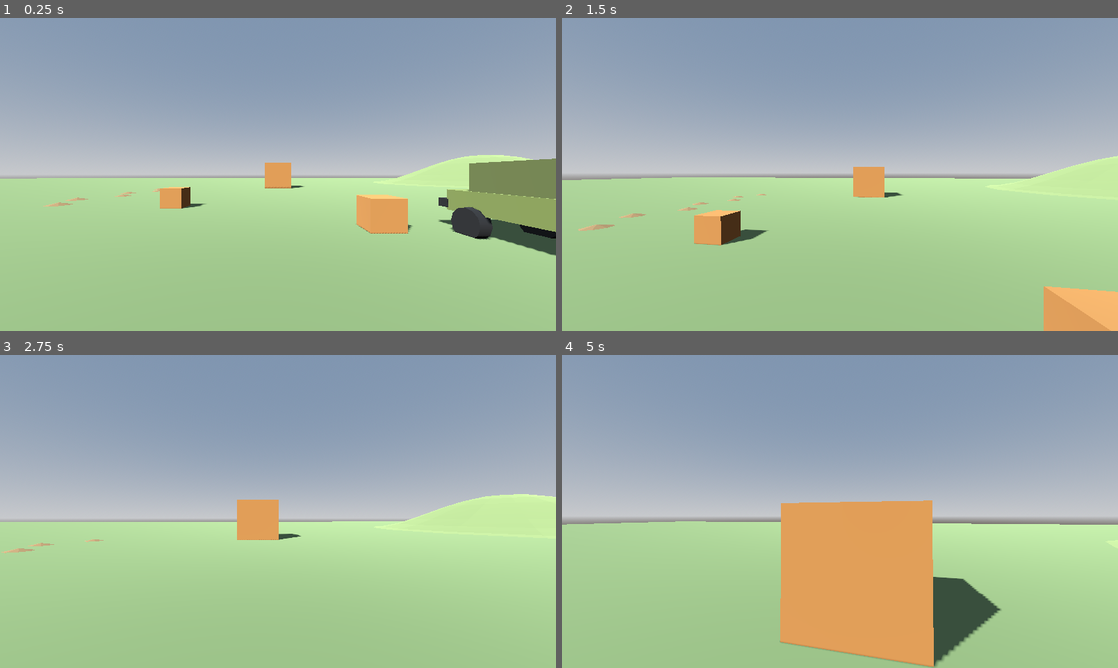
Above: before the commit, frames 1-4 (two rows, left to right).
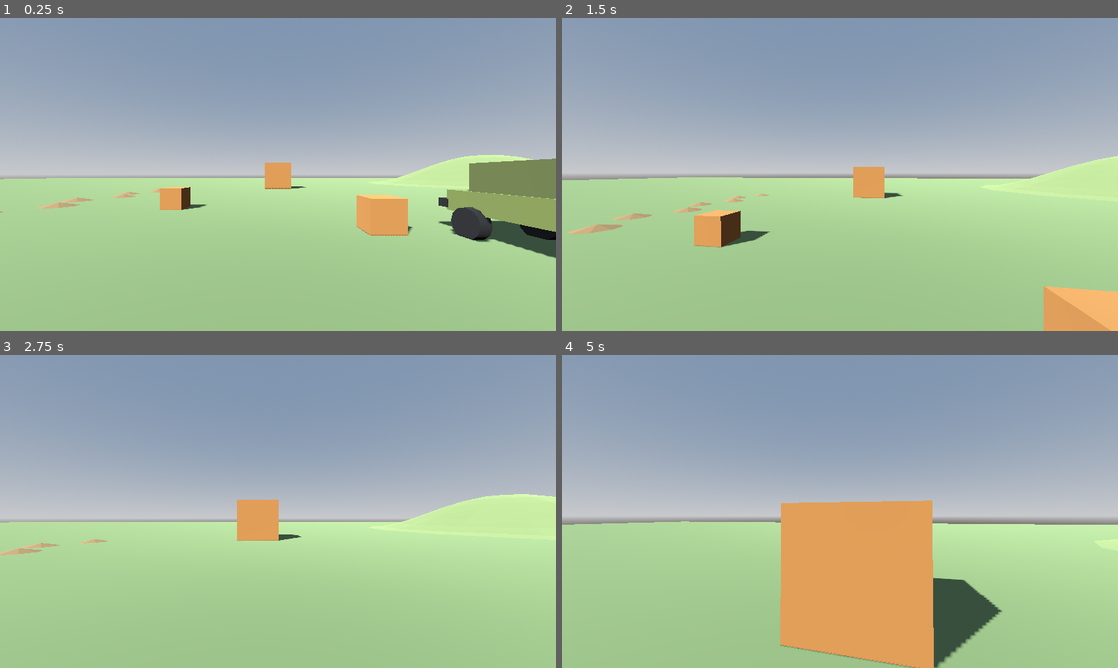
Above: after the commit, the same moments.

Repository: onukodesu/hands-on
Game: Godot game, scene res://scenes/main.tscn
Same seed, same stepped clock (60 frames per second), same inputs: the game is played once before the commit and once after it.
Inputs (mouse positions are in pixels of both pictures, inside the frame that each line leads up to):
- Up to frame 1 (0.25 s): no input
- Up to frame 2 (1.5 s): move the mouse to (867, 174) at 0.52 s; hold W (move_forward) from 0.53 s (still down); tap 4 (gear_drive) at 0.6 s; tap Space (jump) at 0.77 s; move the mouse to (812, 174) at 1.27 s; tap 3 (gear_neutral) at 1.35 s
- Up to frame 3 (2.75 s): keep holding W (move_forward); tap Space (jump) at 1.52 s; move the mouse to (289, 505) at 2.02 s; tap 1 (gear_park) at 2.1 s
- Up to frame 4 (5 s): keep holding W (move_forward); move the mouse to (834, 517) at 2.77 s; tap E (interact) at 2.85 s; tap Space (jump) at 3.02, 3.77, 4.52 s; move the mouse to (878, 514) at 3.52 s; hold Shift (sprint) 3.53-4.28 s; move the mouse to (795, 508) at 4.27 s; tap 4 (gear_drive) at 4.35 s

The runs differ from the first frame. In frame 1, 0.6% of the frame differs, in the area x 0-100%, y 51-77%; in frame 2, 0.4%; in frame 3, 0.2%; in frame 4, 0.7%, in the area x 0-90%, y 53-100%.

Commit message:
Reset accidental offset of the ground mesh
Co-Authored-By: Claude Opus 5.5 <noreply@anthropic.com>

Diff:
--- a/scenes/main.tscn
+++ b/scenes/main.tscn
@@ -39,7 +39,6 @@
 transform = Transform3D(1, 0, 0, 0, 1, 0, 0, 0, 1, 0, -0.5, 0)
 
 [node name="Mesh" type="MeshInstance3D" parent="Ground" unique_id=1742503147]
-transform = Transform3D(1, 0, 0, 0, 1, 0, 0, 0, 1, -0.02903366, 0.064545155, -0.02969718)
 mesh = SubResource("BoxMesh_ground")
 
 [node name="Collision" type="CollisionShape3D" parent="Ground" unique_id=1056855728]
